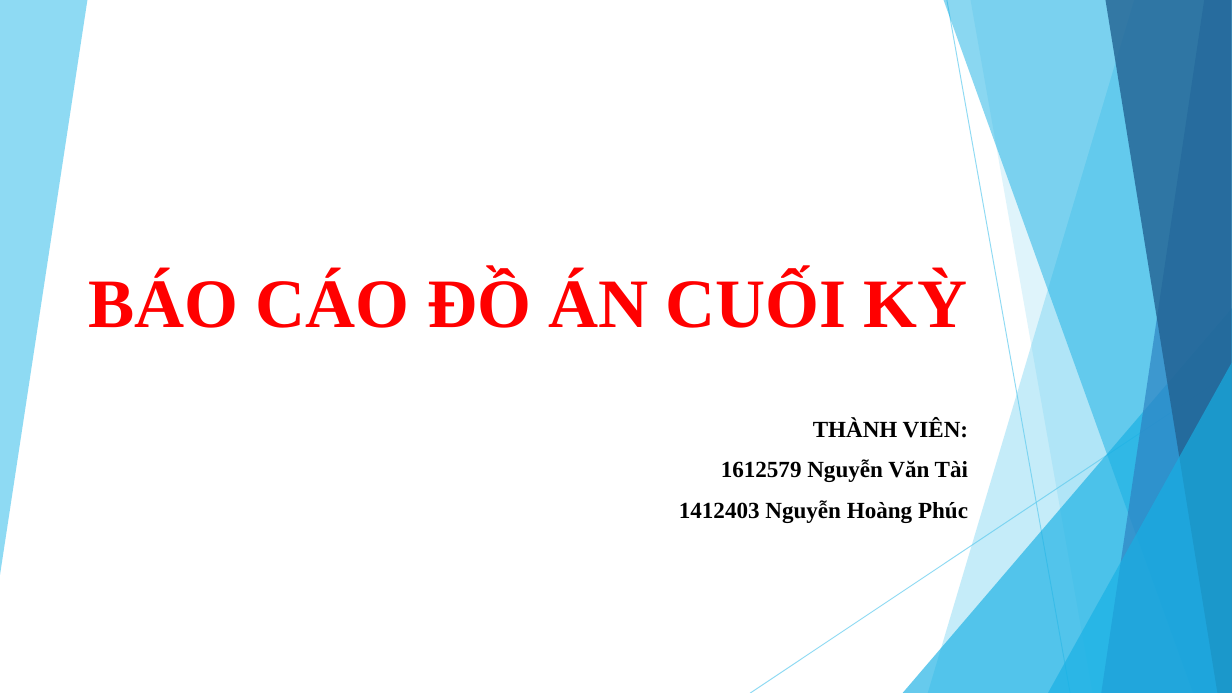
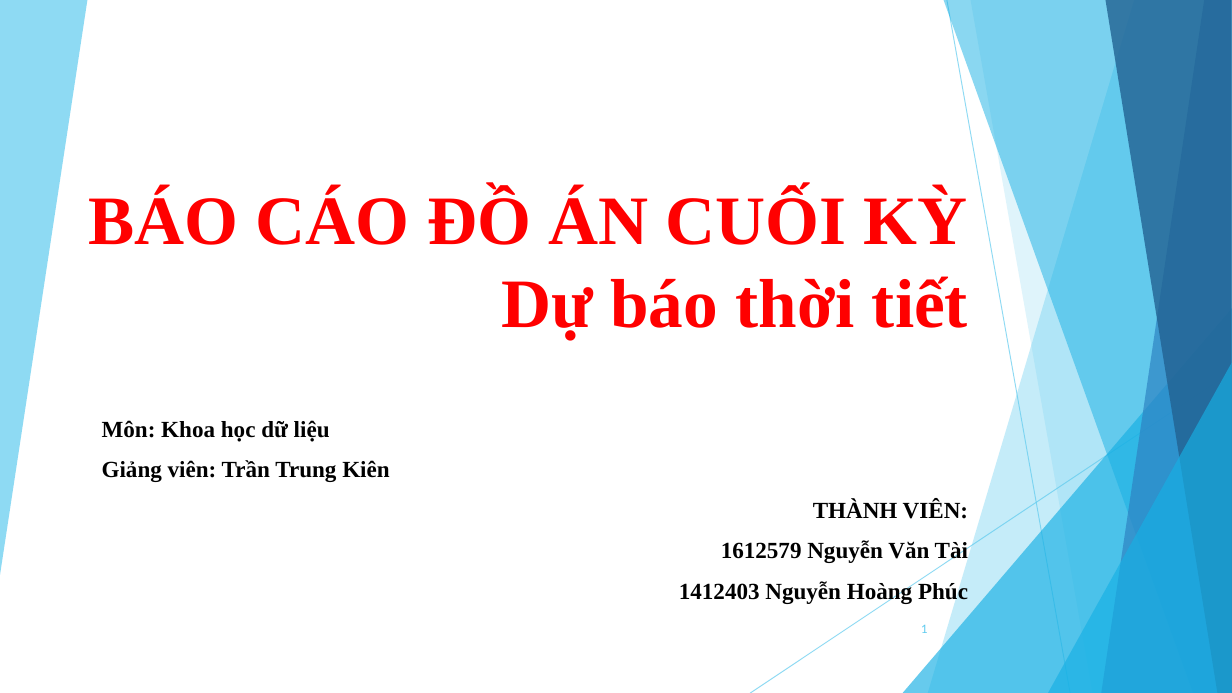
Before and after one commit to NguyenVTai/Datascience_2016-2, a slide deck: slide 1 of report/BÁO CÁO ĐỒ ÁN CUỐI KỲ.pptx. Drawn at 1232x693 pixels with LibreOffice and Linux fonts; fonts in the diff are those of the drawing. Boxes give left, top, right and bottom in pixels: in the first picture for what was removed or moved away, otherwise in the second. Text is boxed around its words. In the diff, an @@ line names an element or a change of style, - is before the commit and + after.

```diff
--- a/report/BÁO CÁO ĐỒ ÁN CUỐI KỲ.pptx
+++ b/report/BÁO CÁO ĐỒ ÁN CUỐI KỲ.pptx
@@ title at (89,190,968,341): text changed @@
-BÁO CÁO ĐỒ ÁN CUỐI KỲ
+BÁO CÁO ĐỒ ÁN CUỐI KỲ
+Dự báo thời tiết
@@ subtitle at (102,420,389,482): paragraphs added @@
+Môn: Khoa học dữ liệu
+Giảng viên: Trần Trung Kiên
@@ page number added at (921,625,928,633), 9 pt, text #5FCBEF @@
+1
```
Also in this commit, not shown: 28 other slides changed.
